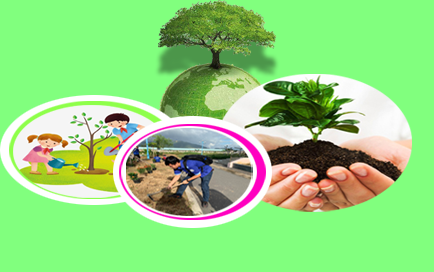
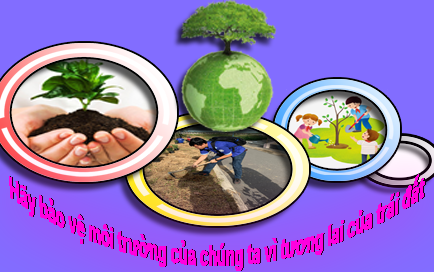
Before/after of a w=434, h=272 layered artwork. What changed in the layer stack:
removed layer "Layer 3" over [126, 128, 253, 216]
added layer "Hãy bảo vệ môi trường của chúng ta vì tương lai của trái đất copy 3" above "Hãy bảo vệ môi trường của chúng ta vì tương lai của trái đất copy 2" over [0, 119, 434, 272]
added layer "Hãy bảo vệ môi trường của chúng ta vì tương lai của trái đất copy 2" above "Hãy bảo vệ môi trường của chúng ta vì tương lai của trái đất" over [9, 174, 425, 271]
added layer "Hãy bảo vệ môi trường của chúng ta vì tương lai của trái đất" above "cay" over [10, 174, 426, 271]
renamed "Layer 1" to "cay", painted on it over [158, 0, 276, 165]
added group "Group 2" with 4 layers above "Group 3" over [0, 43, 177, 182]
renamed "Layer 6" to "Layer 1", moved it into group "Group 2", painted on it over [0, 48, 188, 205]
renamed "Layer 5" to "vong mau lon", moved it into group "Group 2", painted on it over [0, 43, 412, 212]
added layer "vong lon" in group "Group 2" over [0, 43, 177, 182]
moved "Layer 8" into group "Group 2", painted on it over [9, 54, 272, 228]
removed layer "Layer 2" over [13, 105, 171, 198]
added group "Group 3" with 4 layers above "Group 1" over [126, 112, 309, 226]
renamed "Layer 8 copy" to "Layer 4", opacity 100% → 82%, moved it into group "Group 3", painted on it over [121, 116, 303, 223]
added layer "Layer 5" in group "Group 3" over [126, 112, 309, 226]
renamed "Layer 9" to "Layer 3", moved it into group "Group 3", painted on it over [119, 112, 309, 226]
added layer "Layer 9" in group "Group 3" over [142, 112, 293, 218]
added group "Group 1" with 4 layers above "Group 4" over [274, 79, 400, 181]
added layer "vong mau lon" (2nd of 2, in "Group 1") in group "Group 1" over [274, 79, 400, 181]
added layer "vong trang lon" in group "Group 1" over [274, 79, 400, 181]
moved "Layer 7" into group "Group 1", painted on it over [9, 89, 388, 199]
painted on "Background" over [0, 0, 434, 272]
…and 5 more changes (5 added)
